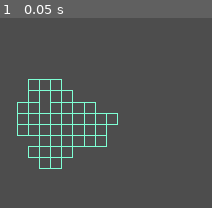
Above: before the commit, frame 1.
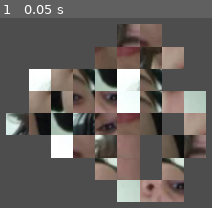
Above: after the commit, the same moment.

Repository: TE4-Umea/te4-pong
Game: Godot game, scene res://Scenes/Map/World/WorldMap.tscn
The game is run twice, just before and just after one commit, with the same random seed, the same clock (stepped at 60 frames per second) and the same inputs.
Inputs:
- Up to frame 1 (0.05 s): no input

The runs differ from the first frame. In frame 1, 44% of the frame differs, in the area x 2-98%, y 3-97%.

Commit message:
Can display tileset

Diff:
--- a/Scenes/Map/World/Walker.gd
+++ b/Scenes/Map/World/Walker.gd
@@ -2,7 +2,10 @@
 
 const DIRECTIONS = [Vector2.RIGHT, Vector2.UP, Vector2.LEFT, Vector2.DOWN]
 
+signal done_with_map
+
 var map_steps = []
+var map_position = Vector2.ZERO
 
 @export var steps = 40
 @export var step_size = 16
@@ -13,7 +16,7 @@
 
 
 func _generate_map():
-	map_steps.append(position)
+	map_steps.append(map_position)
 	var last_dir = Vector2.ZERO
 	var steps_in_dir = 0
 	var step = 1
@@ -24,17 +27,9 @@
 			if steps_in_dir >= 2:
 				steps_in_dir = 0
 				dir *= -1
-		position = position + dir * step_size
-		if position not in map_steps:
-			map_steps.append(position)
+		map_position = map_position + dir
+		if map_position not in map_steps:
+			map_steps.append(map_position)
 			step += 1
 		last_dir = dir
-
-func _draw():
-	position = Vector2.ZERO
-	for step in map_steps:
-		draw_rect(Rect2(step.x, step.y, step_size, step_size), Color.AQUAMARINE, false)
-
-# Called every frame. 'delta' is the elapsed time since the previous frame.
-func _process(delta):
-	pass
+	done_with_map.emit(map_steps)
--- /dev/null
+++ b/Scenes/Map/World/WorldMap.gd
@@ -0,0 +1,14 @@
+extends Node
+
+var map = []
+var step_size
+
+var nums = [0, 1, 2, 3, 4, 5, 6]
+
+func _on_walker_done_with_map(map_arr):
+	map = map_arr
+	self.step_size = step_size
+	for location in map:
+		var x = (get_viewport().get_visible_rect().size.x/2)/$TileMap.cell_quadrant_size
+		var y = (get_viewport().get_visible_rect().size.y/2)/$TileMap.cell_quadrant_size
+		$TileMap.set_cell(0, Vector2i(x - location.x, y - location.y), 0, Vector2i(nums.pick_random(), nums.pick_random()))
--- a/Scenes/Map/World/WorldMap.tscn
+++ b/Scenes/Map/World/WorldMap.tscn
@@ -1,9 +1,76 @@
-[gd_scene load_steps=2 format=3 uid="uid://b5io42hl1yngq"]
+[gd_scene load_steps=6 format=3 uid="uid://b5io42hl1yngq"]
 
 [ext_resource type="Script" path="res://Scenes/Map/World/Walker.gd" id="1_0m7ej"]
+[ext_resource type="Script" path="res://Scenes/Map/World/WorldMap.gd" id="1_pu3eo"]
+[ext_resource type="Texture2D" uid="uid://bx2dcegbutm0j" path="res://Assets/Img/B).png" id="2_bqdmv"]
+
+[sub_resource type="TileSetAtlasSource" id="TileSetAtlasSource_w6q3w"]
+texture = ExtResource("2_bqdmv")
+texture_region_size = Vector2i(32, 32)
+0:0/0 = 0
+1:0/0 = 0
+2:0/0 = 0
+3:0/0 = 0
+4:0/0 = 0
+5:0/0 = 0
+6:0/0 = 0
+0:1/0 = 0
+1:1/0 = 0
+2:1/0 = 0
+3:1/0 = 0
+4:1/0 = 0
+5:1/0 = 0
+6:1/0 = 0
+0:2/0 = 0
+1:2/0 = 0
+2:2/0 = 0
+3:2/0 = 0
+4:2/0 = 0
+5:2/0 = 0
+6:2/0 = 0
+0:3/0 = 0
+1:3/0 = 0
+2:3/0 = 0
+3:3/0 = 0
+4:3/0 = 0
+5:3/0 = 0
+6:3/0 = 0
+0:4/0 = 0
+1:4/0 = 0
+2:4/0 = 0
+3:4/0 = 0
+4:4/0 = 0
+5:4/0 = 0
+6:4/0 = 0
+0:5/0 = 0
+1:5/0 = 0
+2:5/0 = 0
+3:5/0 = 0
+4:5/0 = 0
+5:5/0 = 0
+6:5/0 = 0
+0:6/0 = 0
+1:6/0 = 0
+2:6/0 = 0
+3:6/0 = 0
+4:6/0 = 0
+5:6/0 = 0
+6:6/0 = 0
+
+[sub_resource type="TileSet" id="TileSet_nlcyy"]
+tile_size = Vector2i(32, 32)
+sources/0 = SubResource("TileSetAtlasSource_w6q3w")
 
 [node name="WorldMap" type="Node"]
+script = ExtResource("1_pu3eo")
 
 [node name="Walker" type="Node2D" parent="."]
 position = Vector2(576, 320)
 script = ExtResource("1_0m7ej")
+
+[node name="TileMap" type="TileMap" parent="."]
+tile_set = SubResource("TileSet_nlcyy")
+cell_quadrant_size = 32
+format = 2
+
+[connection signal="done_with_map" from="Walker" to="." method="_on_walker_done_with_map"]
